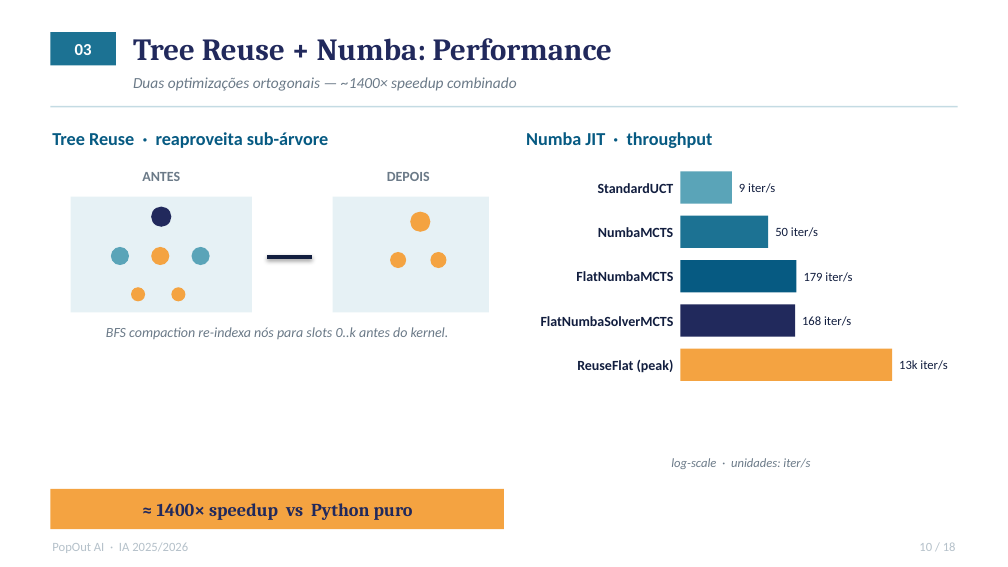
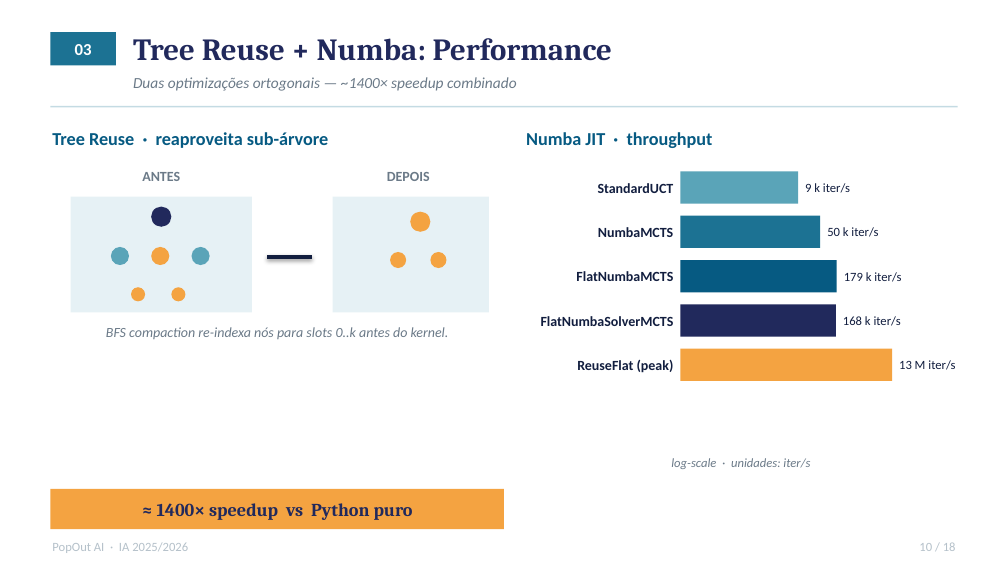
Before and after one commit to Difl4/popout-ai, a slide deck: slide 10 of docs/presentation.pptx. Drawn at 1008x567 pixels with LibreOffice and Linux fonts; fonts in the diff are those of the drawing. Boxes give left, top, right and bottom in pixels: in the first picture for what was removed or moved away, otherwise in the second. Text is boxed around its words. In the diff, an @@ line names an element or a change of style, - is before the commit and + after.

```diff
--- a/docs/presentation.pptx
+++ b/docs/presentation.pptx
@@ rectangle: place and size @@
-rectangle at <box>680,171,732,204</box>
+rectangle at <box>680,171,798,204</box>
@@ text at <box>805,183,850,193</box>: text changed @@
-9 iter/s
+9 k iter/s
@@ rectangle: place and size @@
-rectangle at <box>680,216,768,248</box>
+rectangle at <box>680,216,821,248</box>
@@ text at <box>827,227,878,237</box>: text changed @@
-50 iter/s
+50 k iter/s
@@ rectangle: place and size @@
-rectangle at <box>680,260,796,292</box>
+rectangle at <box>680,260,837,292</box>
@@ text at <box>844,272,901,282</box>: text changed @@
-179 iter/s
+179 k iter/s
@@ rectangle: place and size @@
-rectangle at <box>680,304,795,337</box>
+rectangle at <box>680,304,836,337</box>
@@ text at <box>843,316,901,326</box>: text changed @@
-168 iter/s
+168 k iter/s
@@ text at <box>899,360,955,370</box>: text changed @@
-13k iter/s
+13 M iter/s
```
Also in this commit, not shown: 3 other files.
